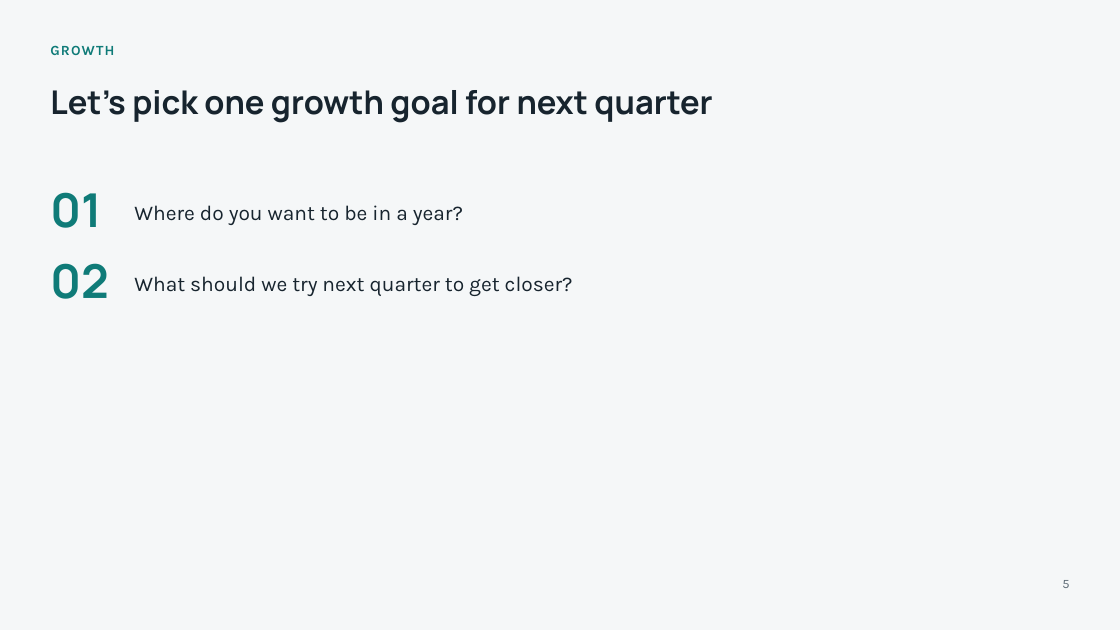
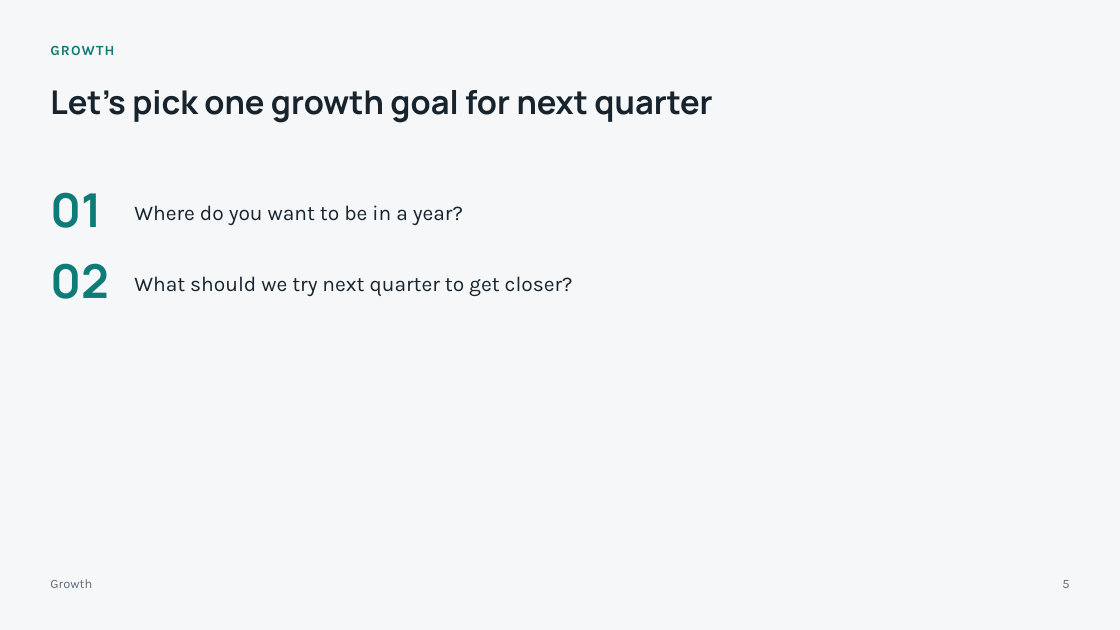
Before and after one commit to vinivaliati/vinivaliati-ai-template, a slide deck: slide 5 of skills/presentations/assets/one-on-one.pptx. Drawn at 1120x630 pixels with LibreOffice and Linux fonts; fonts in the diff are those of the drawing. Boxes give left, top, right and bottom in pixels: in the first picture for what was removed or moved away, otherwise in the second. Text is boxed around its words. In the diff, an @@ line names an element or a change of style, - is before the commit and + after.

```diff
--- a/skills/presentations/assets/one-on-one.pptx
+++ b/skills/presentations/assets/one-on-one.pptx
@@ text added at <box>50,579,92,588</box>, 11 pt, text #5E6C77 @@
+Growth
```
Also in this commit, not shown: 4 other slides changed, 29 other files.
